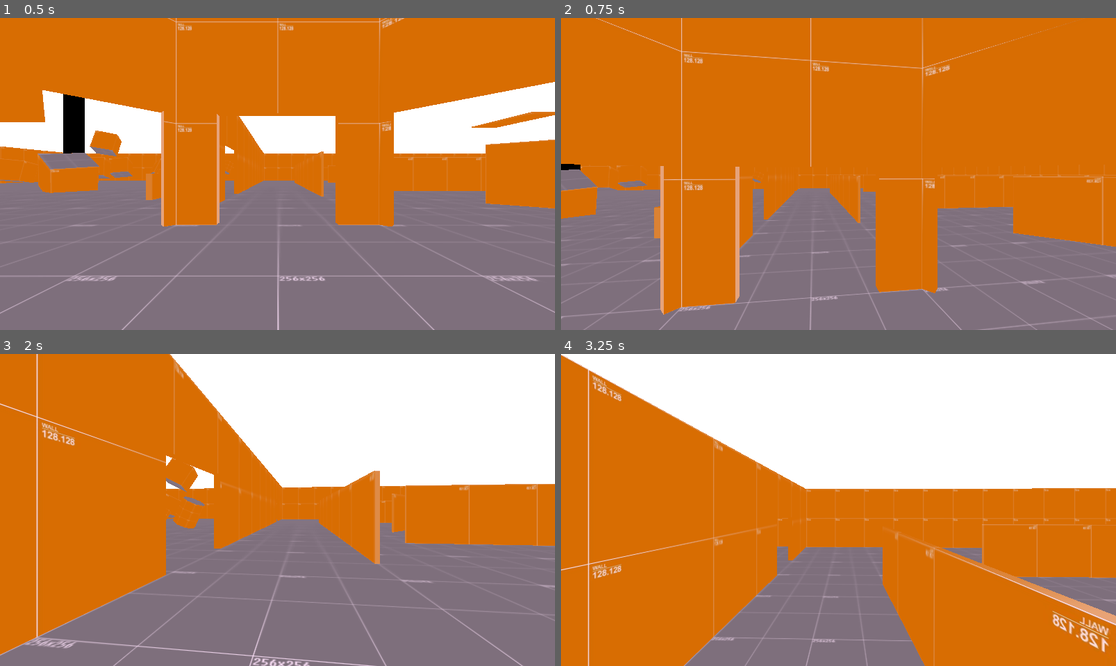
Above: before the commit, frames 1-4 (two rows, left to right).
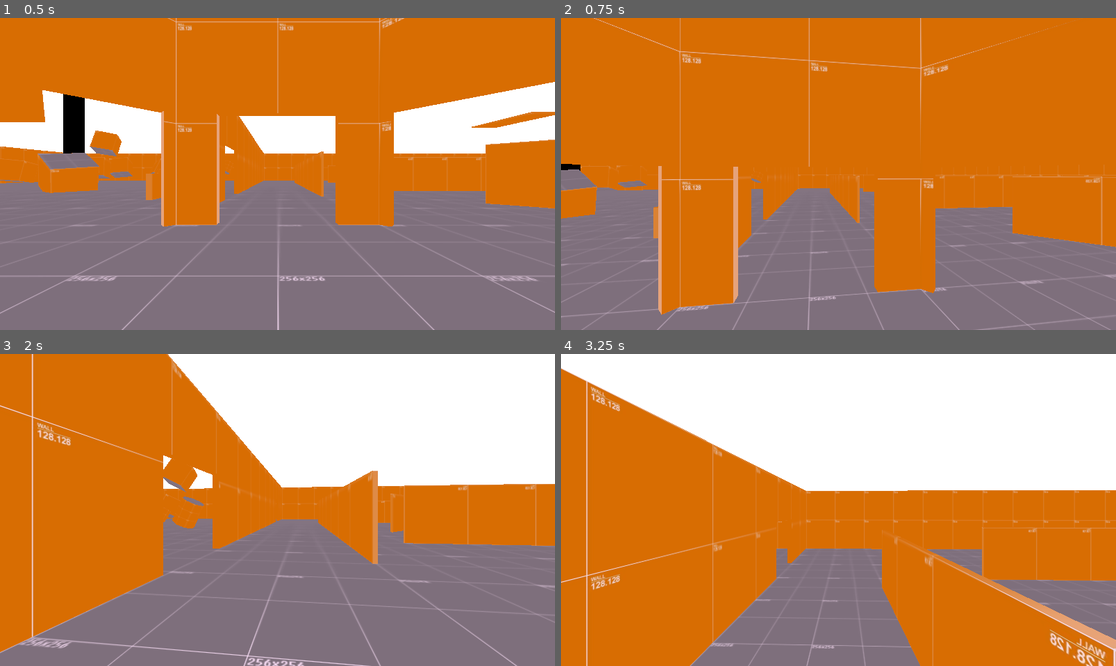
Above: after the commit, the same moments.

Repository: Liloslash/CocoonstrikeV2
Game: Godot game, scene res://world.tscn
Same seed, same stepped clock (60 frames per second), same inputs: the game is played once before the commit and once after it.
Inputs (mouse positions are in pixels of both pictures, inside the frame that each line leads up to):
- Up to frame 1 (0.5 s): no input
- Up to frame 2 (0.75 s): tap Enter at 0.5 s; move the mouse to (866, 174) at 0.52 s; hold W (up) from 0.53 s (still down); hold Space (jump) from 0.53 s (still down)
- Up to frame 3 (2 s): keep holding W (up); move the mouse to (249, 510) at 1.27 s; release Space (jump) at 1.28 s; tap Space (jump) at 1.35, 1.52, 1.82 s
- Up to frame 4 (3.25 s): keep holding W (up); move the mouse to (849, 503) at 2.02 s; hold Space (jump) 2.03-2.78 s; move the mouse to (832, 516) at 2.77 s; tap Space (jump) at 2.85, 3.02 s

Frame 1 is identical in both runs. In frame 2, 2.9% of the frame differs, in the area x 0-100%, y 0-100%; in frame 3, 3.6%; in frame 4, 8.3%.

Commit message:
Refactor player movement and camera shake logic for improved clarity and organization

Diff:
--- a/Player/player.gd
+++ b/Player/player.gd
@@ -2,43 +2,43 @@
 
 # --- Paramètres exportés ---
 @export_group("Mouvement")
-@export var max_speed: float = 9.5
-@export var jump_velocity: float = 6.0
-@export var acceleration_duration: float = 0.5
-@export var slam_velocity: float = -25.0
-@export var freeze_duration_after_slam: float = 0.5
-@export var min_time_before_slam: float = 0.3
+@export var max_speed: float = 9.5               # Vitesse maximale de déplacement
+@export var jump_velocity: float = 6.0           # Vélocité verticale initiale du saut
+@export var acceleration_duration: float = 0.5   # Temps pour atteindre la vitesse max
+@export var slam_velocity: float = -25.0         # Vélocité verticale lors du slam (écrasement)
+@export var freeze_duration_after_slam: float = 0.5  # Durée du freeze après slam (secondes)
+@export var min_time_before_slam: float = 0.3    # Temps min après saut avant slam
 
 @export_group("Camera Shake")
-@export var shake_intensity: float = 0.25
-@export var shake_duration: float = 0.5
-@export var shake_rotation: float = 5
+@export var shake_intensity: float = 0.25        # Intensité du tremblement de caméra
+@export var shake_duration: float = 0.5           # Durée du tremblement (secondes)
+@export var shake_rotation: float = 5             # Rotation max en degrés pour le shake
 
 @export_group("Head Bob")
-@export var headbob_amplitude: float = 0.05  # Hauteur du balancement (en unités Godot)
-@export var headbob_frequency: float = 8.0   # Fréquence du balancement (oscillations par seconde)
+@export var headbob_amplitude: float = 0.05       # Amplitude verticale du balancement (en unités)
+@export var headbob_frequency: float = 8.0         # Fréquence du balancement (oscillations par seconde)
 
 # --- Variables internes ---
-var current_speed: float = 0.0
-var is_accelerating: bool = false
-var acceleration_timer: float = 0.0
-var can_slam: bool = true
-var is_slamming: bool = false
-var is_frozen: bool = false
-var freeze_timer: float = 0.0
-var jump_time: float = 0.0
+var current_speed: float = 0.0                      # Vitesse effective du joueur
+var is_accelerating: bool = false                   # Indique si on accélère vers la vitesse max
+var acceleration_timer: float = 0.0                 # Timer progressif pour accélération
+var can_slam: bool = true                            # Capacité à effectuer un slam
+var is_slamming: bool = false                        # État d’écrasement en cours
+var is_frozen: bool = false                          # Blocage du joueur après slam
+var freeze_timer: float = 0.0                        # Timer du blocage après slam
+var jump_time: float = 0.0                           # Temps passé en l’air depuis le saut
 
 # --- Camera Shake interne ---
-var camera: Camera3D
-var shake_timer: float = 0.0
-var shake_time_total: float = 0.0
-var shake_strength: float = 0.0
-var shake_rot: float = 0.0
-var original_camera_position: Vector3
-var original_camera_rotation: Vector3
+var camera: Camera3D                                 # Référence à la caméra enfant
+var shake_timer: float = 0.0                         # Temps restant du tremblement actif
+var shake_time_total: float = 0.0                    # Durée totale du tremblement déclenché
+var shake_strength: float = 0.0                       # Intensité variable du tremblement
+var shake_rot: float = 0.0                             # Rotation max du tremblement
+var original_camera_position: Vector3                 # Position de caméra sans décalage
+var original_camera_rotation: Vector3                 # Rotation caméra originale
 
 # --- Head Bob interne ---
-var headbob_timer: float = 0.0
+var headbob_timer: float = 0.0                         # Timer progressif pour oscillations
 
 # --- Gestion des inputs ---
 func _input(event: InputEvent) -> void:
@@ -60,19 +60,20 @@
 	original_camera_position = camera.position
 	original_camera_rotation = camera.rotation_degrees
 
-# --- Camera shake déclenchable de partout ---
+# --- Fonction générique pour déclencher le tremblement de caméra ---
 func start_camera_shake(intensity: float = -1.0, duration: float = -1.0, rot: float = -1.0) -> void:
 	shake_strength = intensity if intensity > 0 else shake_intensity
 	shake_time_total = duration if duration > 0 else shake_duration
 	shake_rot = rot if rot > 0 else shake_rotation
 	shake_timer = shake_time_total
 
-# --- Gestion du tremblement et head bob à chaque frame ---
+# --- Gestion du tremblement et du head bob à chaque frame ---
 func _process(_delta: float) -> void:
-	# Gestion du tremblement
+	# -------------------------------------------------------
+	# Tremblement de la caméra (camera shake)
 	if shake_timer > 0:
 		var t := 1.0 - (shake_timer / shake_time_total)
-		var elastic := ease_out_elastic(t)
+		var elastic := ease_out_elastic(t)  # Courbe d’atténuation élastique
 		var offset = Vector3(
 			randf_range(-1, 1) * shake_strength * (1 - elastic),
 			randf_range(-1, 1) * shake_strength * (1 - elastic),
@@ -84,26 +85,32 @@
 		if shake_timer <= 0:
 			camera.position = original_camera_position
 			camera.rotation_degrees = original_camera_rotation
+
+	# -------------------------------------------------------
+	# Head Bob (balancement de la caméra en marche)
+	elif not is_frozen and current_speed > 0:
+		headbob_timer += _delta
+
+		# Balancement vertical en forme de "U" : valeur absolue du sinus
+		var bob_offset_y = abs(sin(headbob_timer * headbob_frequency)) * headbob_amplitude
+
+		# Balancement horizontal classique sinusoidal pour fluidité
+		var bob_offset_x = sin(headbob_timer * headbob_frequency * 2) * headbob_amplitude * 0.5
+
+		camera.position = original_camera_position + Vector3(bob_offset_x, bob_offset_y, 0)
 	else:
-		# Gestion du head bob (uniquement si pas en freeze ni en shake)
-		if not is_frozen and current_speed > 0:
-			headbob_timer += _delta
-			var bob_offset_y = sin(headbob_timer * headbob_frequency) * headbob_amplitude
-			var bob_offset_x = cos(headbob_timer * headbob_frequency * 2) * headbob_amplitude * 0.5
-			camera.position = original_camera_position + Vector3(bob_offset_x, bob_offset_y, 0)
-		else:
-			# Remise à la position originale si arrêt
-			headbob_timer = 0.0
-			camera.position = original_camera_position
+		# Remise à la position originale quand on ne bouge pas ou freeze
+		headbob_timer = 0.0
+		camera.position = original_camera_position
 
-# --- Fonction d'atténuation EaseOutElastic ---
+# --- Fonction d'atténuation EaseOutElastic pour la courbe du shake ---
 func ease_out_elastic(t: float) -> float:
 	if t == 0.0 or t == 1.0:
 		return t
 	var c4 = (2 * PI) / 3
 	return pow(2, -10 * t) * sin((t * 10 - 0.75) * c4) + 1
 
-# --- Physique du joueur ---
+# --- Mise à jour de la physique du joueur ---
 func _physics_process(delta: float) -> void:
 	if is_frozen:
 		freeze_timer -= delta
@@ -122,8 +129,10 @@
 		is_frozen = true
 		freeze_timer = freeze_duration_after_slam
 		start_camera_shake()
+
 	var input_dir = Input.get_vector("left", "right", "up", "down")
 	var direction = (transform.basis * Vector3(input_dir.x, 0, input_dir.y)).normalized()
+
 	if direction != Vector3.ZERO and not is_frozen:
 		if not is_accelerating:
 			is_accelerating = true
@@ -138,4 +147,5 @@
 		current_speed = 0.0
 		velocity.x = 0.0
 		velocity.z = 0.0
+
 	move_and_slide()
